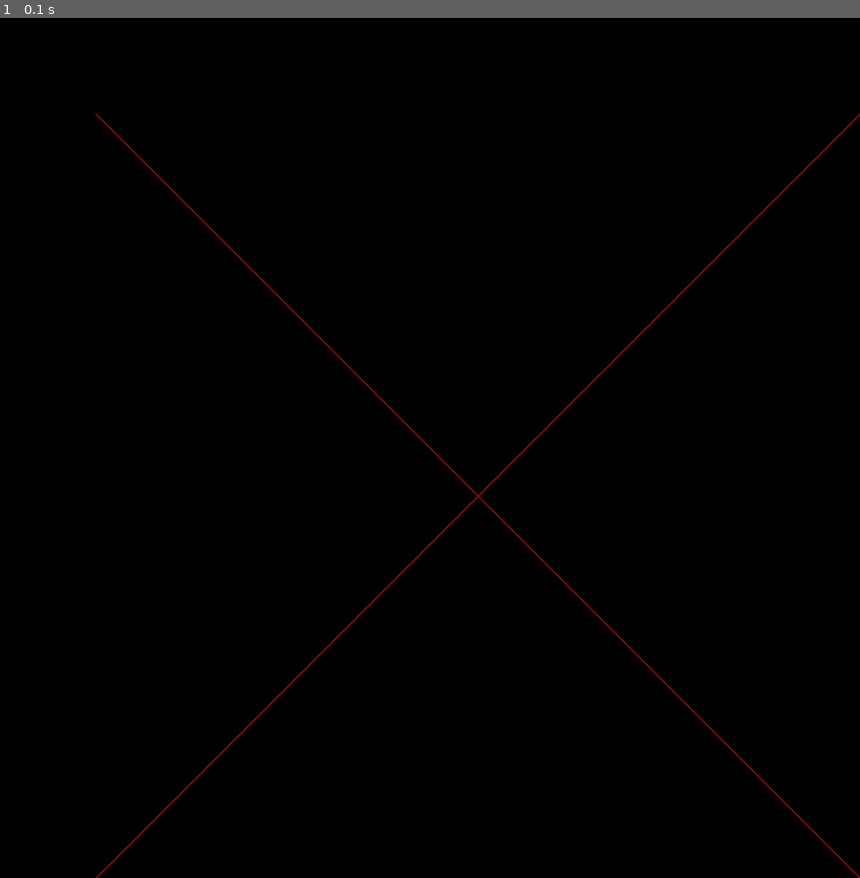
Above: before the commit, frame 1.
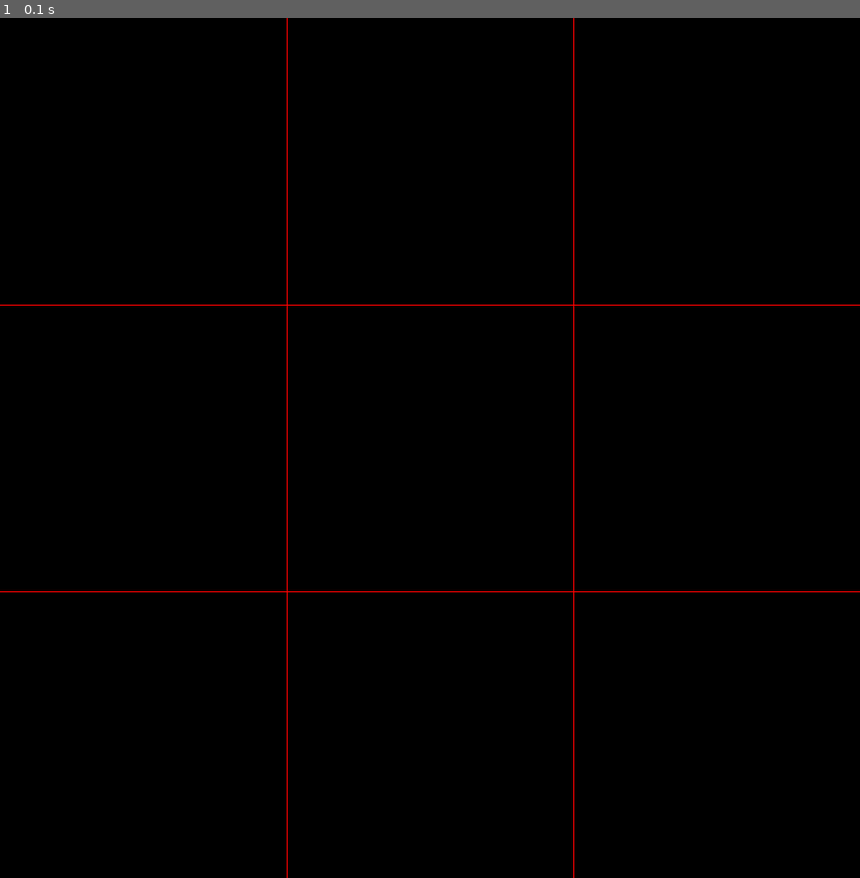
Above: after the commit, the same moment.

Repository: The1stAOfAmerica/nothing
Game: pygame game, started from amitpygame.py
Two runs of this game, one before a commit and one after it. Both use one fixed random seed, a clock stepped at 60 frames per second and the inputs below.
Inputs:
- Up to frame 1 (0.1 s): no input

The runs differ from the first frame. In frame 1, 0.6% of the frame differs, in the area x 0-100%, y 0-100%.

Commit message:
tic tac toe board

Diff:
--- a/amitpygame.py
+++ b/amitpygame.py
@@ -29,7 +29,8 @@
     pygame.draw.line(screen,red,(100,100),(900,900))
     pygame.display.update()
 
-makeymakey()
+
+
 
 while True:
     pygame.display.update()
@@ -40,10 +41,30 @@
         elif event.type==pygame.MOUSEMOTION:
             print("'mouse at:",event.pos)
         elif event.type==pygame.MOUSEBUTTONDOWN and event.button==1:
-            print("you pressed the mouse at",event.pos)
+##            print("you pressed the mouse at",event.pos)
+##            pygame.draw.line(screen,red,(event.pos),(100,900))
+##            pygame.draw.line(screen,red,(100,100),(event.pos))
+##            pygame.display.update()
+            x,y=event.pos
+            a= x -50
+            b=y-50
+            c=x+50
+            d=y+50
+            e= x +50
+            f=y+50
+            g=x-50
+            h=y-50
+            pygame.draw.line(screen,red,(a,b),(c,d))
+            pygame.draw.line(screen,red,(e,h),(g,f))
+            pygame.display.update()
 
         elif event.type==pygame.MOUSEBUTTONUP and event.button==1:
             print("you released the mouse at",event.pos)
+
+    pygame.draw.line(screen,red,(300,0),(300,900))
+    pygame.draw.line(screen,red,(600,0),(600,900))
+    pygame.draw.line(screen,red,(0,300),(900,300))
+    pygame.draw.line(screen,red,(0,600),(900,600))
 ##
 ##while True:
 ##    a=a+1
